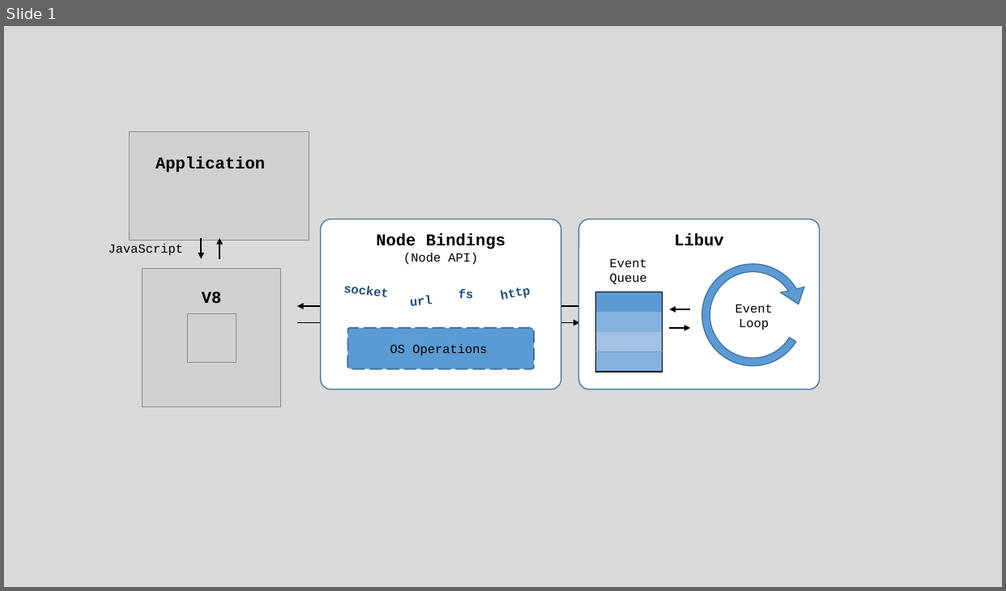
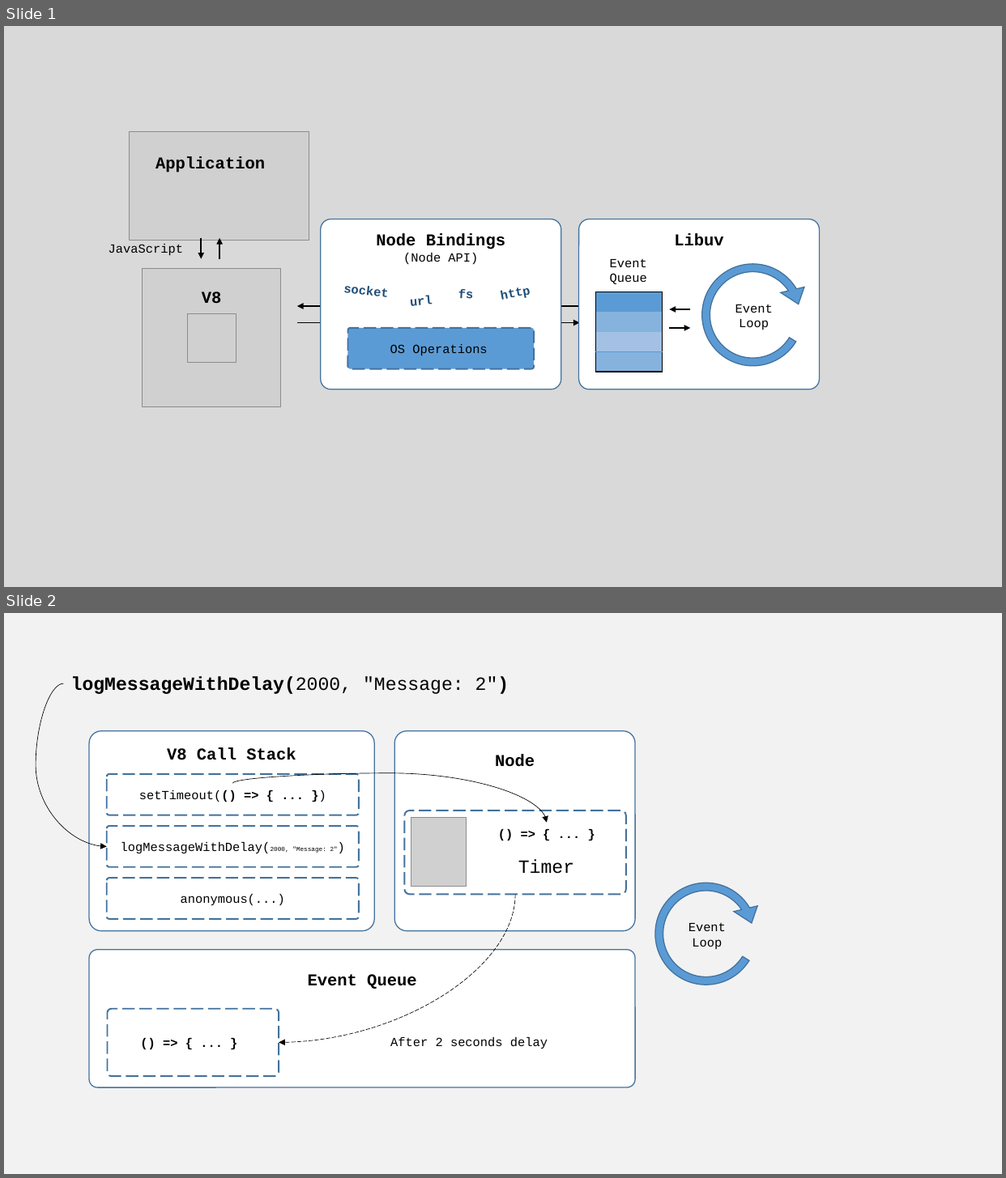
Before and after one commit to CivicaDigital/NodeJsDojo, a slide deck: images/NodeJsDojoImages.pptx. Shown one above the other, each under a label of ours: slide 1 before the commit, slides 1 and 2 after it. The pictures are 1006x591 and 1006x1178 pixels, drawn with LibreOffice and Linux fonts; fonts in the diff are those of the drawing; grey boxes stand for pictures. Boxes give left, top, right and bottom in pixels: in the first picture for what was removed or moved away, otherwise in the second. Text is boxed around its words. In the diff, an @@ line names an element or a change of style, - is before the commit and + after.

Commit message:
Event loop explained

```diff
--- a/images/NodeJsDojoImages.pptx
+++ b/images/NodeJsDojoImages.pptx
@@ slide 2 added at [4,613,1002,1174], background #F2F2F2 @@
@@ group added at [36,677,765,1088]: 12 texts, 8 rounded rectangles, 3 curved arrows, 1 picture, 1 circular arrow @@
+logMessageWithDelay(2000, "Message: 2")
+V8 Call Stack
+setTimeout(() => { ... })
+logMessageWithDelay(2000, "Message: 2")
+anonymous(...)
+Node
+() => { ... }
+Timer
+Event Queue
+Event Loop
+() => { ... }
+After 2 seconds delay
```
Also in this commit, not shown: 2 other files.
